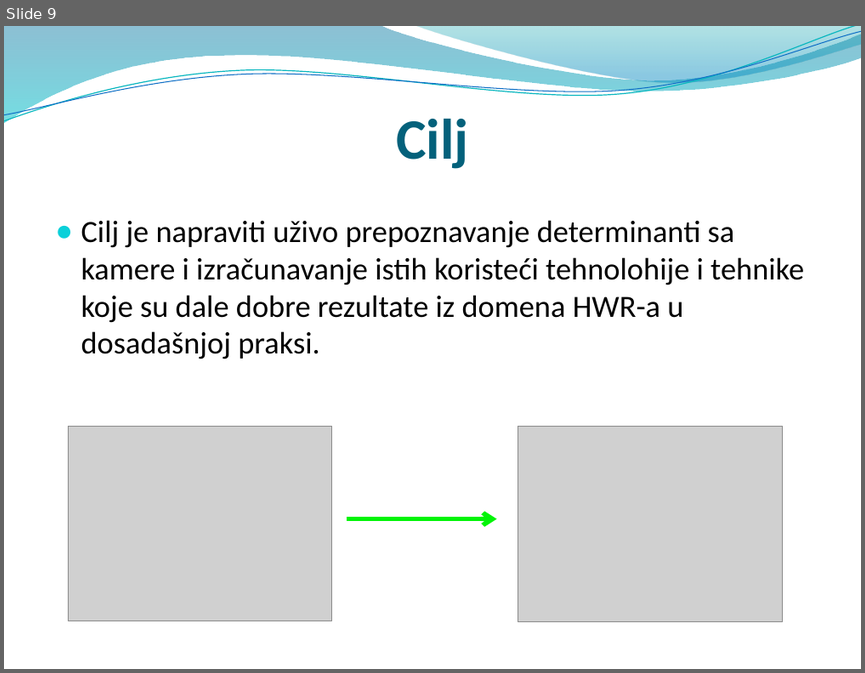
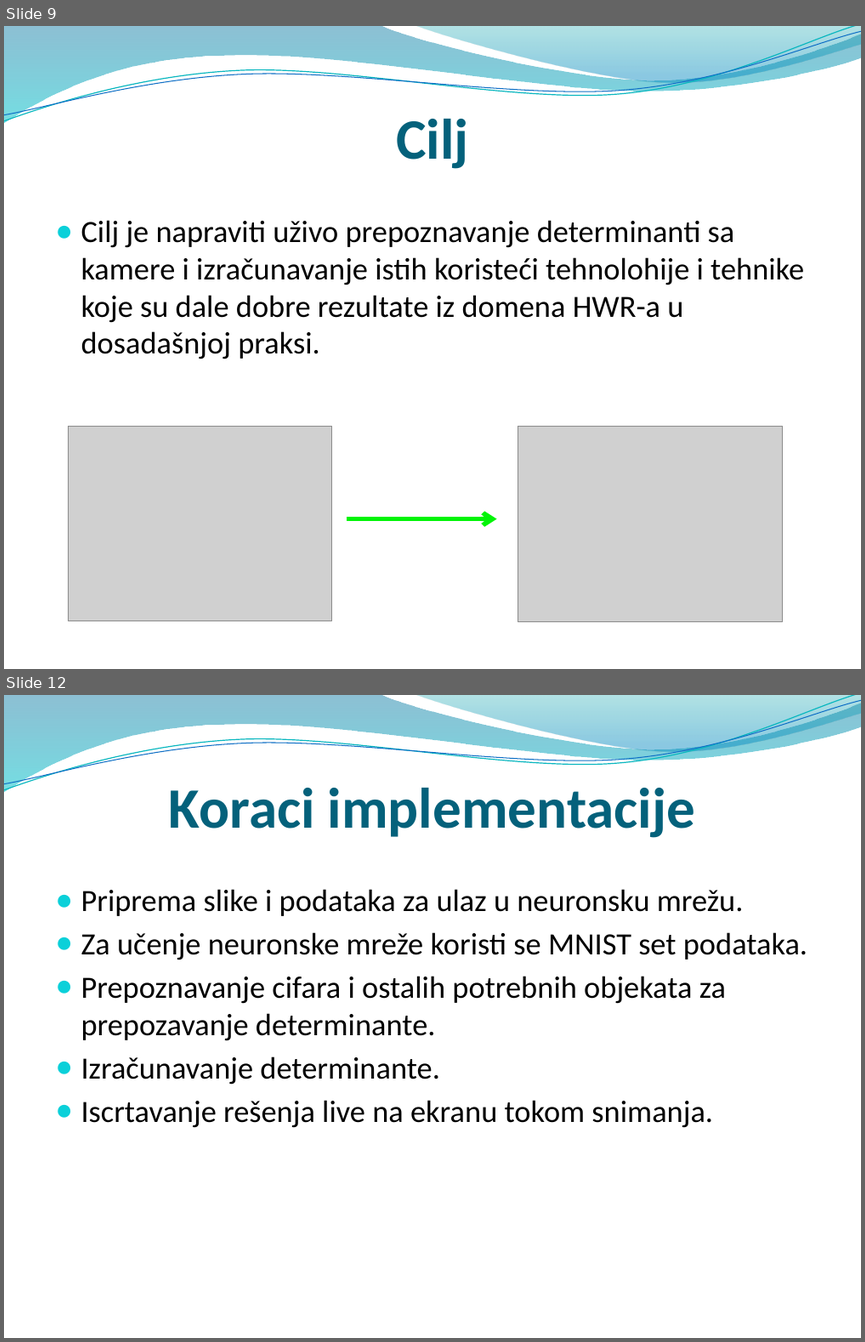
Before and after one commit to banecogic/LiveHWDeterminantSolver, a slide deck: LiveHWDeterminantSolver.pptx. Shown one above the other, each under a label of ours: slide 9 before the commit, slides 9 and 12 after it; the slides between them are not shown. The pictures are 865x673 and 865x1342 pixels, drawn with LibreOffice and Linux fonts; fonts in the diff are those of the drawing; grey boxes stand for pictures; background and template pictures are left out. Boxes give left, top, right and bottom in pixels: in the first picture for what was removed or moved away, otherwise in the second. Text is boxed around its words. In the diff, an @@ line names an element or a change of style, - is before the commit and + after.

```diff
--- a/LiveHWDeterminantSolver.pptx
+++ b/LiveHWDeterminantSolver.pptx
@@ slide 12 added at box(4, 695, 861, 1338), background picture (left out); not listed: 4 template elements that a slide beside it also shows @@
@@ title added at box(169, 788, 695, 838), 48 pt, text #04617B, bold @@
+Koraci implementacije
@@ text added at box(81, 889, 807, 1128), 26 pt, text #000000 @@
+● Priprema slike i podataka za ulaz u neuronsku mrežu.
+● Za učenje neuronske mreže koristi se MNIST set podataka.
+● Prepoznavanje cifara i ostalih potrebnih objekata za prepozavanje determinante.
+● Izračunavanje determinante.
+● Iscrtavanje rešenja live na ekranu tokom snimanja.
```
Also in this commit, not shown: 1 slide changed, 1 other slide added, 1 slide removed, 1 other file.
